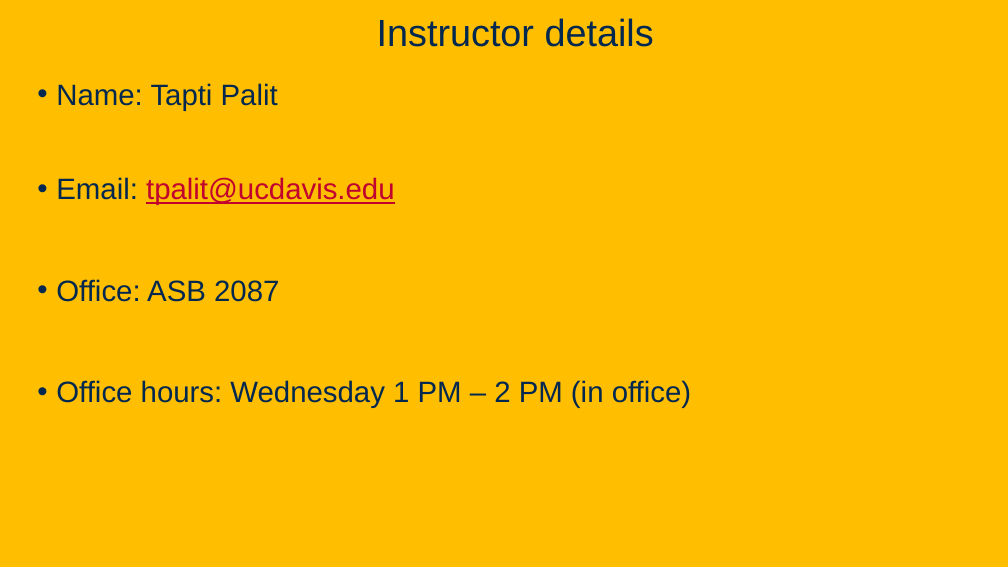
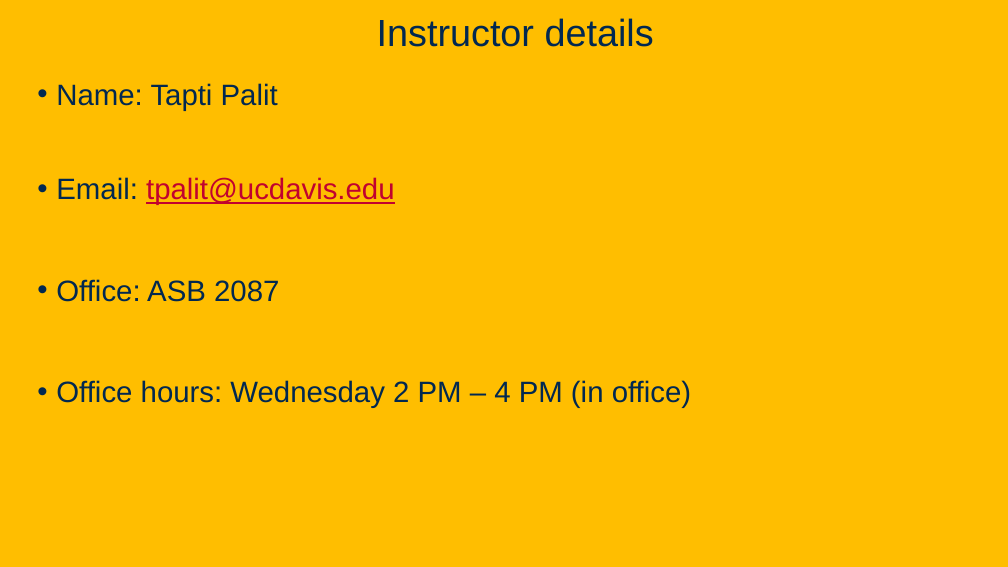
Before and after one commit to davsec-teaching/ecs160-f25, a slide deck: slide 2 of slides/1_logistics_and_course_introduction.pptx. Drawn at 1008x567 pixels with LibreOffice and Linux fonts; fonts in the diff are those of the drawing; background and template pictures are left out. Boxes give left, top, right and bottom in pixels: in the first picture for what was removed or moved away, otherwise in the second. Text is boxed around its words. In the diff, an @@ line names an element or a change of style, - is before the commit and + after.

```diff
--- a/slides/1_logistics_and_course_introduction.pptx
+++ b/slides/1_logistics_and_course_introduction.pptx
@@ text at (x1=56, y1=380, x2=691, y2=408): text changed @@
-• Office hours: Wednesday 1 PM – 2 PM (in office)
+• Office hours: Wednesday 2 PM – 4 PM (in office)
```
Also in this commit, not shown: 10 other slides changed, 12 slides added.
